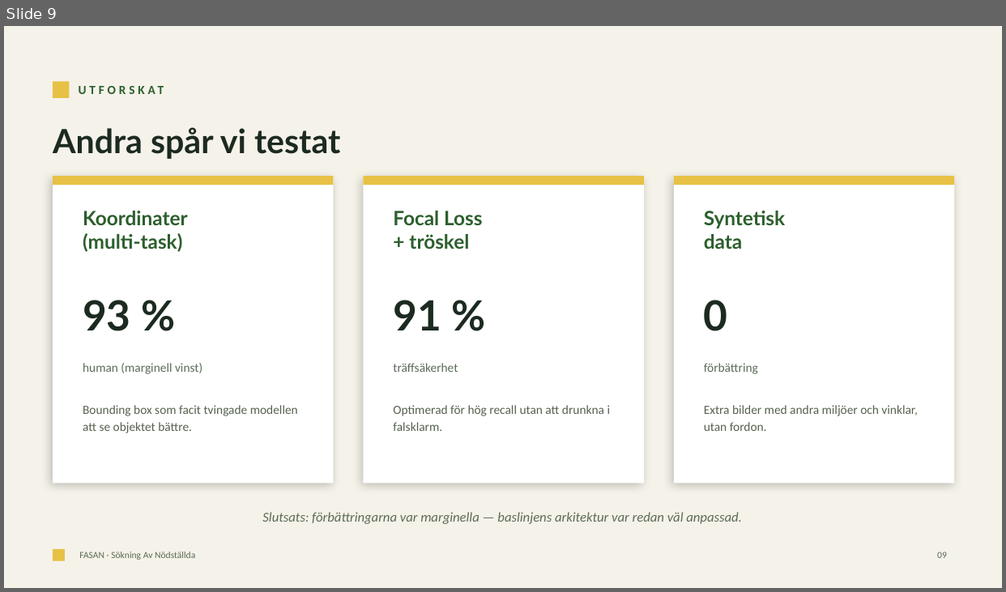
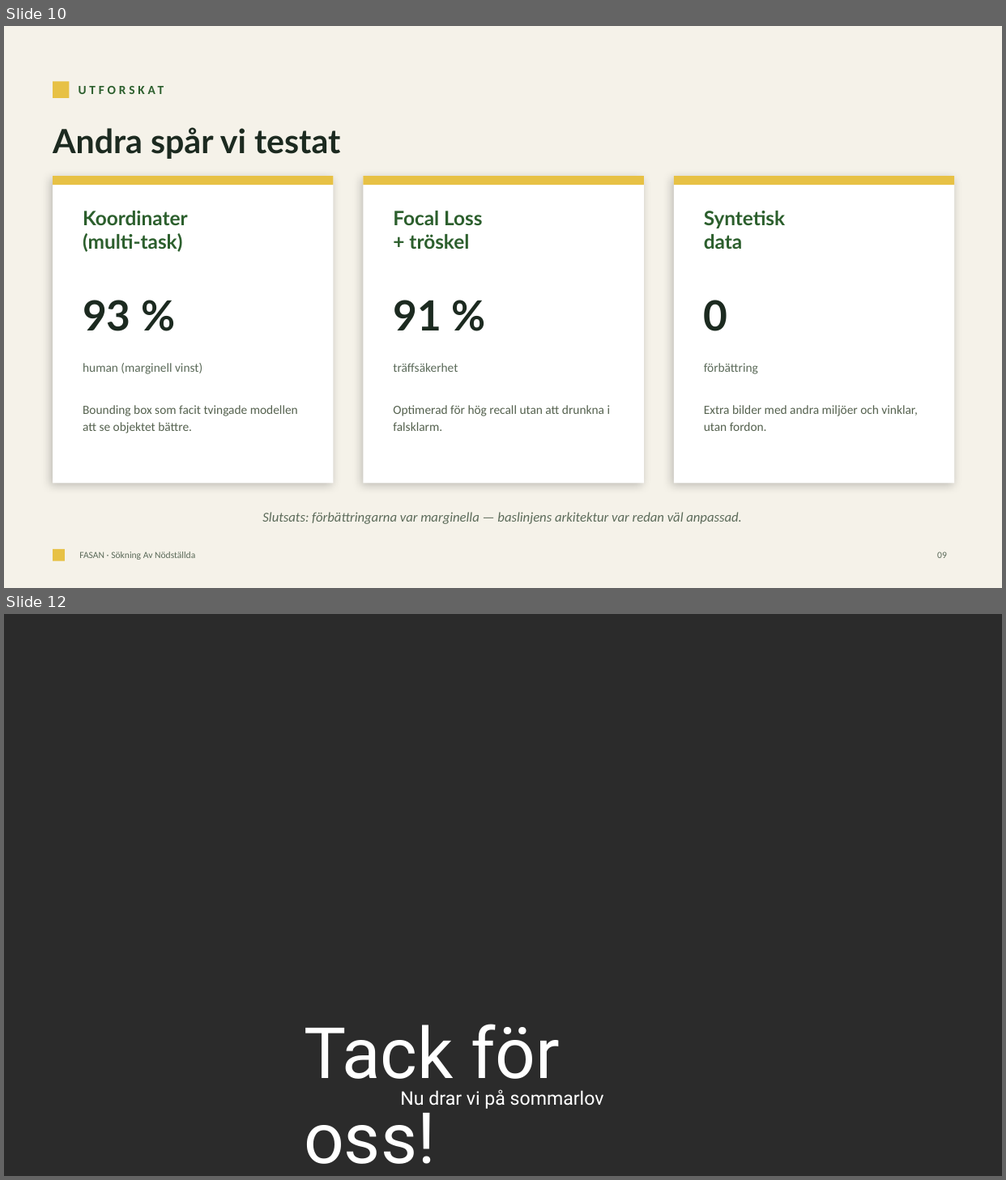
Before and after one commit to VWiman/fasan, a slide deck: FASAN_presentation.pptx. Shown one above the other, each under a label of ours: slide 9 before the commit, slides 10 and 12 after it; the slides between them are not shown. The pictures are 1006x592 and 1006x1180 pixels, drawn with LibreOffice and Linux fonts; fonts in the diff are those of the drawing; background and template pictures are left out; a plain dark background stands for a picture behind light text. Boxes give left, top, right and bottom in pixels: in the first picture for what was removed or moved away, otherwise in the second. Text is boxed around its words. In the diff, an @@ line names an element or a change of style, - is before the commit and + after.

```diff
--- a/FASAN_presentation.pptx
+++ b/FASAN_presentation.pptx
@@ slide 12 added at box(4, 614, 1002, 1176), background picture (left out) @@
@@ text added at box(304, 1024, 560, 1164), 68 pt, text #FFFFFF @@
+Tack för oss!
@@ text added at box(400, 1089, 604, 1109), 18 pt, text #FFFFFF @@
+Nu drar vi på sommarlov
@@ what was slide 9 is now slide 10 @@
```
Also in this commit, not shown: 5 slides changed, 1 other slide added, 1 other file.
